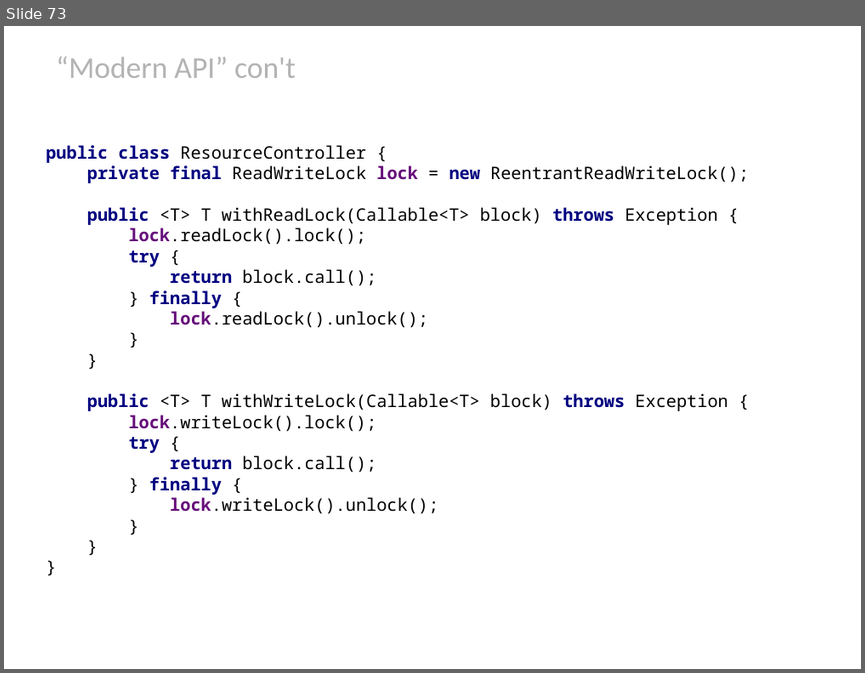
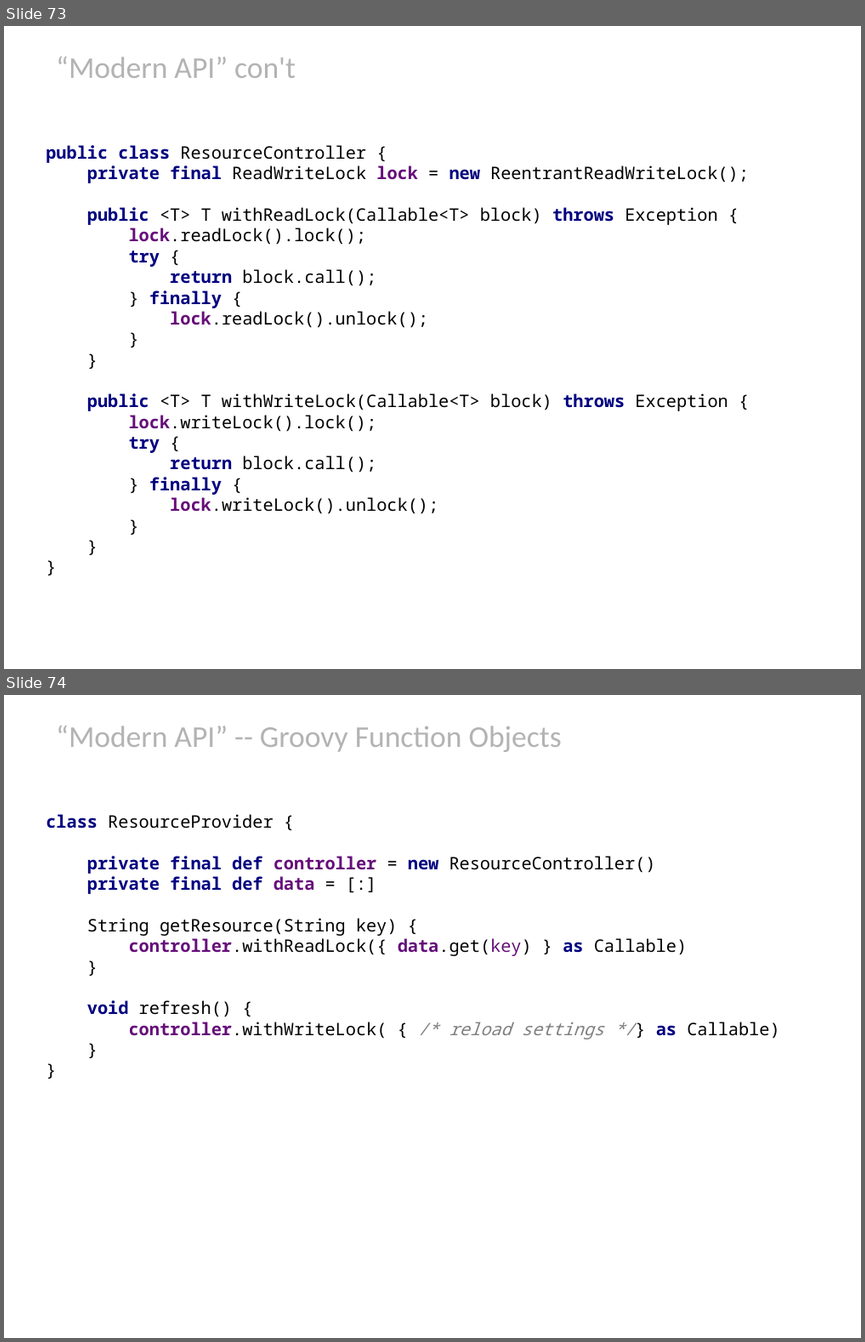
Before and after one commit to HamletDRC/presentations, a slide deck: javaboilerplatebusters/BoilerPlateBusters_Confess.odp. Shown one above the other, each under a label of ours: slide 73 before the commit, slides 73 and 74 after it. The pictures are 865x673 and 865x1342 pixels, drawn with LibreOffice and Linux fonts; fonts in the diff are those of the drawing; background and template pictures are left out. Boxes give left, top, right and bottom in pixels: in the first picture for what was removed or moved away, otherwise in the second. Text is boxed around its words. In the diff, an @@ line names an element or a change of style, - is before the commit and + after.

```diff
--- a/javaboilerplatebusters/BoilerPlateBusters_Confess.odp
+++ b/javaboilerplatebusters/BoilerPlateBusters_Confess.odp
@@ slide 74 added at box(4, 695, 861, 1338), background picture (left out) @@
@@ title added at box(56, 726, 562, 752), 28 pt, text #B3B3B3 @@
+“Modern API” -- Groovy Function Objects
@@ subtitle added at box(46, 814, 779, 1039), 16 pt, text #000000 @@
+class ResourceProvider {
+private final def controller = new ResourceController()
+private final def data = [:]
+String getResource(String key) {
+controller.withReadLock({ data.get(key) } as Callable)
+}
+void refresh() {
+controller.withWriteLock( { /* reload settings */} as Callable)
+}
+}
```
Also in this commit, not shown: 1 slide changed, 13 other slides added, 1 slide removed, 11 other files.
